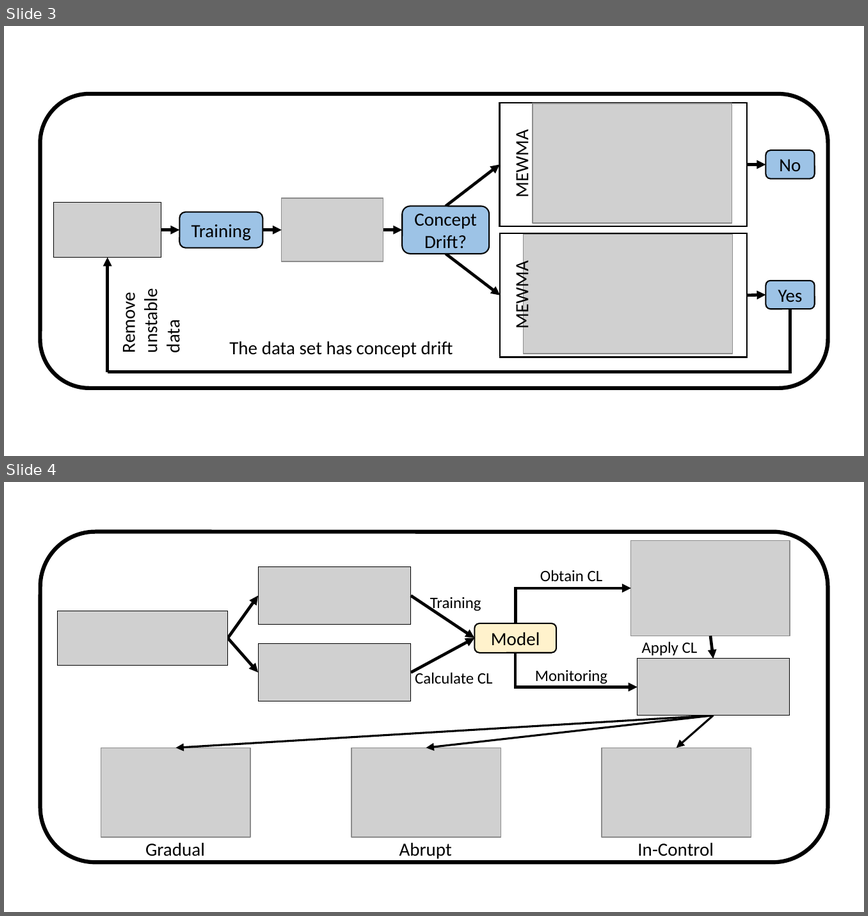
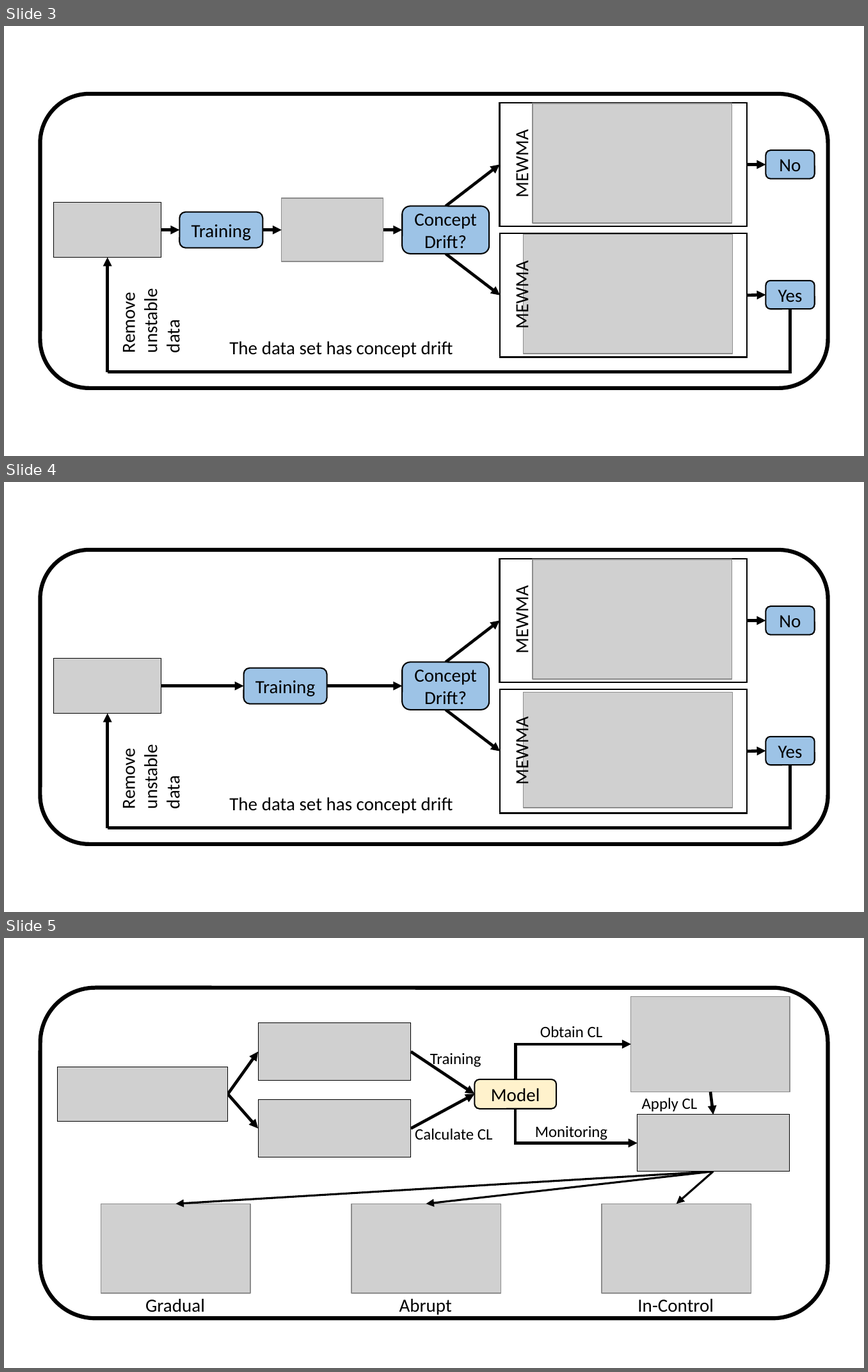
Before and after one commit to kgzhang0801/cd_paper, a slide deck: figures/v14/flow_chart/gen_fig_most_updated_1.pptx. Shown one above the other, each under a label of ours: slides 3 and 4 before the commit, slides 3, 4 and 5 after it. The pictures are 868x916 and 868x1372 pixels, drawn with LibreOffice and Linux fonts; fonts in the diff are those of the drawing; grey boxes stand for pictures. Boxes give left, top, right and bottom in pixels: in the first picture for what was removed or moved away, otherwise in the second. Text is boxed around its words. In the diff, an @@ line names an element or a change of style, - is before the commit and + after.

```diff
--- a/figures/v14/flow_chart/gen_fig_most_updated_1.pptx
+++ b/figures/v14/flow_chart/gen_fig_most_updated_1.pptx
@@ slide 4 added at (x1=4, y1=482, x2=864, y2=912), background #FFFFFF @@
@@ rounded rectangle added at (x1=40, y1=550, x2=828, y2=844), outline #000000 3 pt @@
@@ rectangle added at (x1=500, y1=558, x2=748, y2=683), outline #000000 1 pt @@
@@ picture added at (x1=533, y1=559, x2=732, y2=679) @@
@@ text added at (x1=511, y1=592, x2=533, y2=652), 14 pt, text #000000 @@
+MEWMA
@@ rounded rectangle added at (x1=766, y1=606, x2=814, y2=635), fill #9DC3E6, outline #000000 1 pt, 14 pt, text #000000 @@
+No
@@ arrow added from (446, 662) to (500, 621), #000000 2.25 pt @@
@@ arrow added from (746, 621) to (766, 621), #000000 2.25 pt @@
@@ picture added at (x1=54, y1=659, x2=161, y2=713) @@
@@ rounded rectangle added at (x1=244, y1=668, x2=327, y2=703), fill #9DC3E6, outline #000000 1 pt, 14 pt, text #000000 @@
+Training
@@ rounded rectangle added at (x1=403, y1=662, x2=490, y2=710), fill #9DC3E6, outline #000000 1 pt, 14 pt, text #000000 @@
+Concept Drift?
@@ arrow added from (161, 686) to (244, 686), #000000 2.25 pt @@
@@ arrow added from (327, 686) to (403, 686), #000000 2.25 pt @@
@@ rectangle added at (x1=500, y1=689, x2=748, y2=814), outline #000000 1 pt @@
@@ picture added at (x1=524, y1=693, x2=733, y2=808) @@
@@ arrow added from (446, 709) to (500, 751), #000000 2.25 pt @@
@@ arrow added from (107, 829) to (107, 713), #000000 2.25 pt @@
@@ text added at (x1=511, y1=723, x2=533, y2=783), 14 pt, text #000000 @@
+MEWMA
@@ rounded rectangle added at (x1=766, y1=736, x2=814, y2=765), fill #9DC3E6, outline #000000 1 pt, 14 pt, text #000000 @@
+Yes
@@ elbow line added from (791, 765) to (107, 828), #000000 2.25 pt @@
@@ text added at (x1=117, y1=751, x2=184, y2=808), 14 pt, text #000000 @@
+Remove unstable data
@@ arrow added from (748, 751) to (766, 751), #000000 2.25 pt @@
@@ text added at (x1=229, y1=797, x2=453, y2=814), 14 pt, text #000000 @@
+The data set has concept drift
@@ what was slide 4 is now slide 5 @@
```
Also in this commit, not shown: 3 other files.
